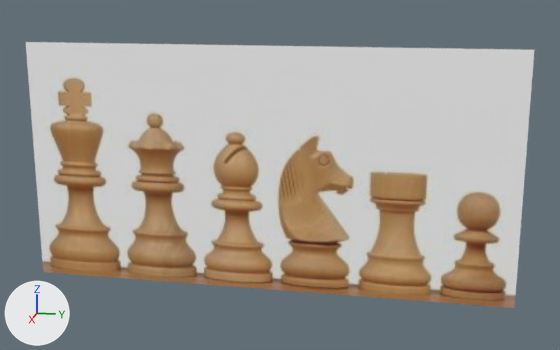
What one commit did to the Blender file ChessSet/Bishop.blend.
Before and after are seen from a 50 mm camera at (0.3532, 0.0924, 0.1428) aimed at (-0.0011, 0.0215, 0.0542). Arrows for +X, +Y and +Z are at lower left; the lights stay in place.

Names of what the first picture shows: 'reference'.
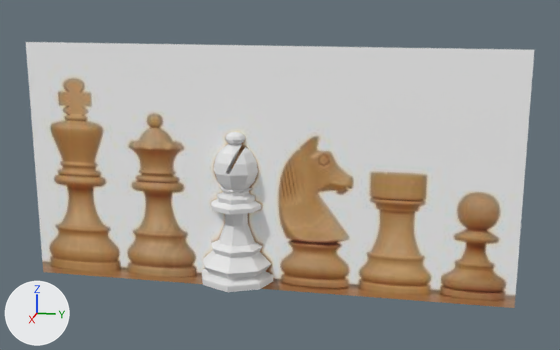
ob_cutting is not drawn itself; it is used by a modifier of ob_pawn.

What changed in the scene script:
```text
Change me_cylinder:
    used by ob_pawn; location = (0.0, 0.0, 0.0); scale = (1.18, 1.18, 1.18)
    remove me_cylinder.from_pydata(...)  # 169 vertices, 169 faces; spans x -0.0156..0.0156, y -0.0156..0.0156, z 0.0001..0.0555
    add me_cylinder.from_pydata(...)  # 233 vertices, 233 faces; spans x -0.0156..0.0156, y -0.0156..0.0156, z 0.0001..0.0632
    me_cylinder part 1
    1 vertex is removed from x 0.0, y 0.0, z 0.0555
    8 faces are deleted
    48 vertices move from x -0.0094..0.0094, y -0.0094..0.0094, z 0.0395..0.0548 to x -0.0094..0.0094, y -0.0094..0.0094, z 0.0376..0.0471
    65 vertices are added at x -0.0087..0.0087, y -0.0087..0.0087, z 0.0515..0.0632
    72 new faces join them
Add me_cube:
    me_cube.from_pydata([(-0.01, -0.0034, -0.0095), (-0.01, -0.0052, -0.0086), (-0.01, 0.0052, 0.0086), (-0.01, 0.0034, 0.0095), (0.01, -0.0034, -0.0095), (0.01, -0.0052, -0.0086), (0.01, 0.0052, 0.0086), (0.01, 0.0034, 0.0095), (-0.01, -0.0041, -0.011), (-0.01, -0.0059, -0.0101), (0.01, -0.0059, -0.0101), (0.01, -0.0041, -0.011)], [], [(0, 1, 3, 2), (2, 3, 7, 6), (6, 7, 5, 4), (1, 0, 8, 9), (2, 6, 4, 0), (7, 3, 1, 5), (11, 10, 9, 8), (0, 4, 11, 8), (5, 1, 9, 10), (4, 5, 10, 11)])
Change ob_pawn:
    remove ob_pawn.hide_set(True)  # wire or fog, not drawn
Add ob_cutting:
    ob_cutting = bpy.data.objects.new('Cutting', me_cube)
    ob_cutting.location = (0.0, 0.00362, 0.0668)
    ob_cutting.scale = (1.33, 1.0, 1.0)
    ob_cutting.hide_set(True)  # wire or fog, not drawn
```

Changed parts and their boxes [x1, y1, x2, y2] in the pictures (560 x 350 px):
'Pawn', shown, added: after [202, 132, 273, 292]
part 1 of me_cylinder, built on: after [214, 132, 258, 176]
